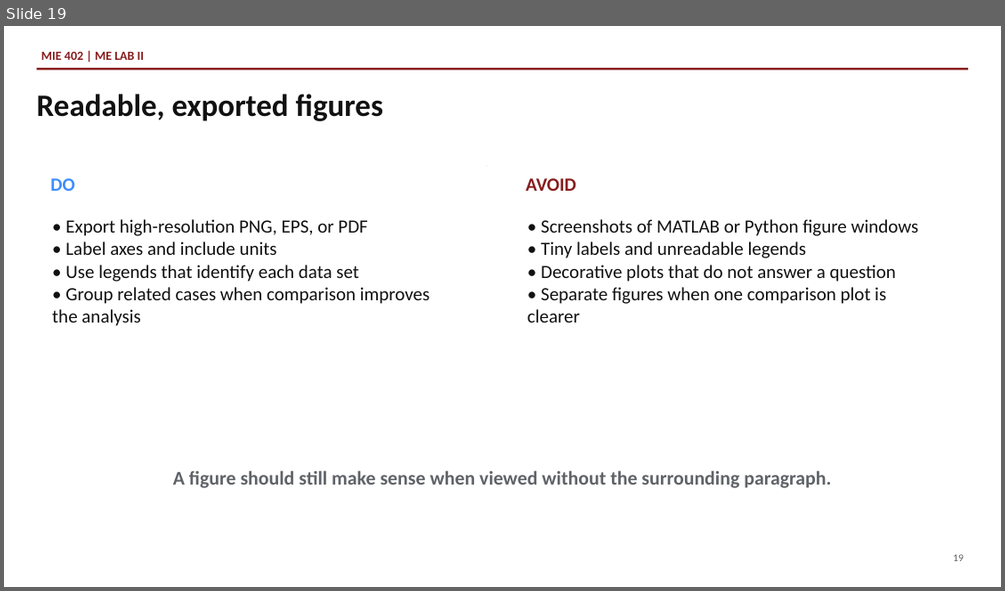
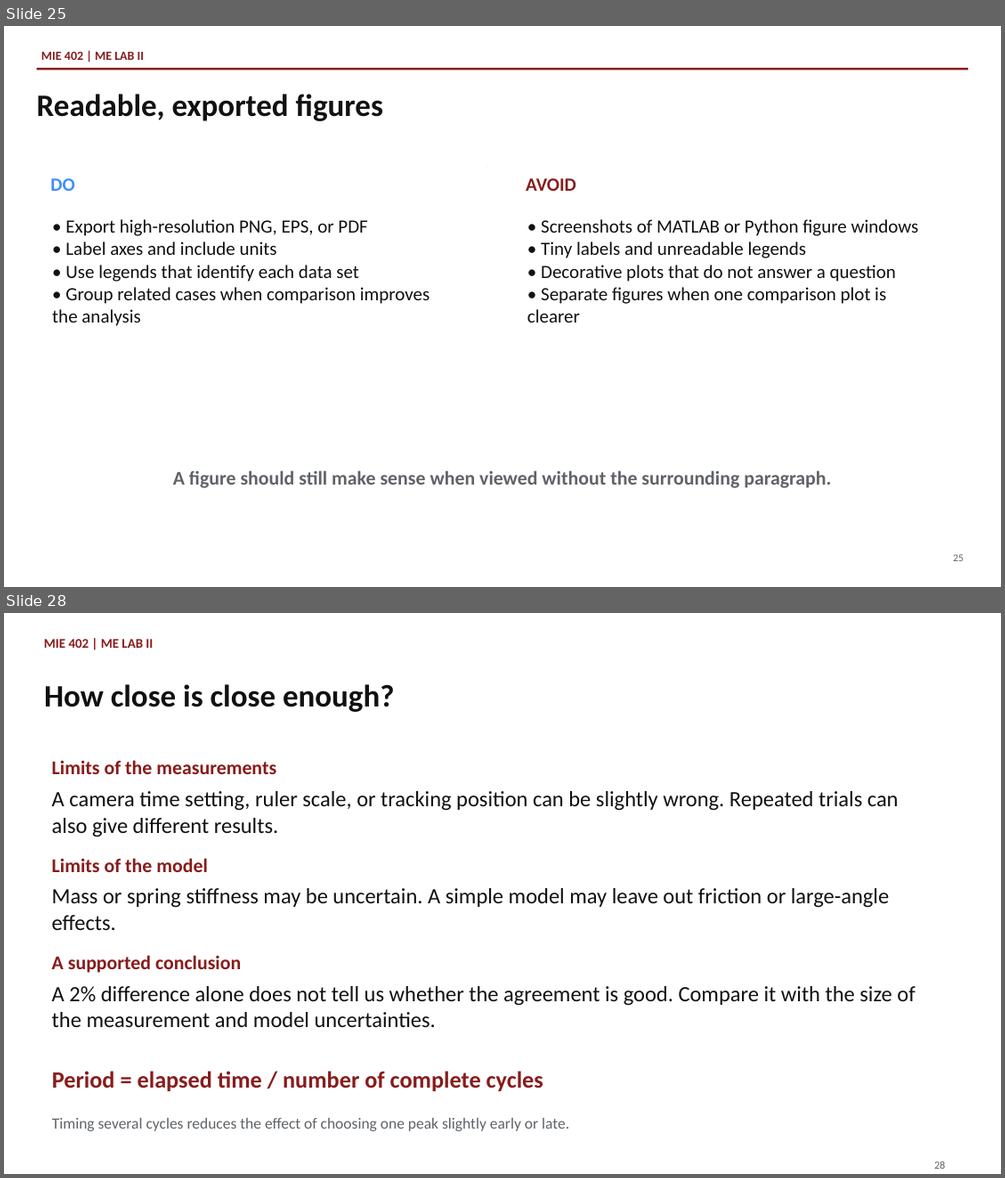
Before and after one commit to Ehsan-Roohi/MIE402-Lab, a slide deck: site/docs/MIE402_Lecture01_Report_Writing_Fall2026_v1.pptx. Shown one above the other, each under a label of ours: slide 19 before the commit, slides 25 and 28 after it; the slides between them are not shown. The pictures are 1005x591 and 1005x1178 pixels, drawn with LibreOffice and Linux fonts; fonts in the diff are those of the drawing. Boxes give left, top, right and bottom in pixels: in the first picture for what was removed or moved away, otherwise in the second. Text is boxed around its words. In the diff, an @@ line names an element or a change of style, - is before the commit and + after.

```diff
--- a/site/docs/MIE402_Lecture01_Report_Writing_Fall2026_v1.pptx
+++ b/site/docs/MIE402_Lecture01_Report_Writing_Fall2026_v1.pptx
@@ slide 28 added at box(4, 613, 1001, 1174), background #FFFFFF @@
@@ text added at box(44, 639, 153, 648), 12.8 pt, text #881C1C, bold @@
+MIE 402 | ME LAB II
@@ text added at box(44, 684, 394, 712), 30 pt, text #111111, bold @@
+How close is close enough?
@@ text added at box(52, 760, 276, 774), 18.8 pt, text #881C1C, bold @@
+Limits of the measurements
@@ text added at box(52, 791, 898, 837), 21 pt, text #111111 @@
+A camera time setting, ruler scale, or tracking position can be slightly wrong. Repeated trials can also give different results.
@@ text added at box(52, 858, 208, 872), 18.8 pt, text #881C1C, bold @@
+Limits of the model
@@ text added at box(52, 888, 889, 930), 21 pt, text #111111 @@
+Mass or spring stiffness may be uncertain. A simple model may leave out friction or large-angle effects.
@@ text added at box(52, 955, 241, 973), 18.8 pt, text #881C1C, bold @@
+A supported conclusion
@@ text added at box(52, 986, 914, 1027), 21 pt, text #111111 @@
+A 2% difference alone does not tell us whether the agreement is good. Compare it with the size of the measurement and model uncertainties.
@@ text added at box(52, 1070, 543, 1091), 22.5 pt, text #881C1C, bold @@
+Period = elapsed time / number of complete cycles
@@ text added at box(52, 1118, 569, 1131), 15 pt, text #5F6368 @@
+Timing several cycles reduces the effect of choosing one peak slightly early or late.
@@ text added at box(934, 1160, 945, 1168), 10.5 pt, text #5F6368 @@
+28
@@ what was slide 19 is now slide 25 @@
@@ slide 25 changed as well @@
@@ text at box(953, 554, 963, 561): text changed @@
-19
+25
```
Also in this commit, not shown: 16 other slides changed, 12 other slides added, 7 slides removed, 12 other files.
